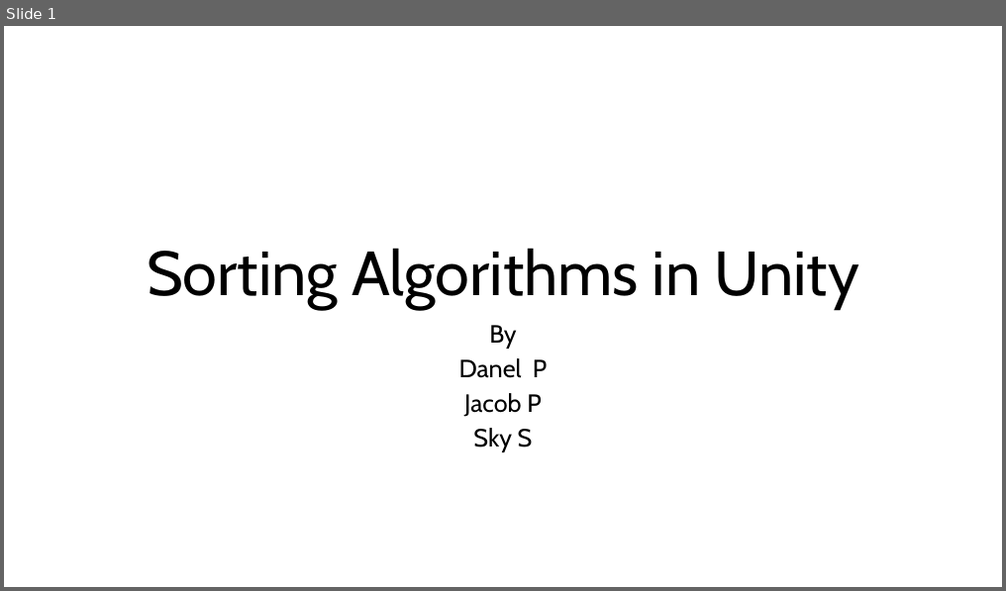
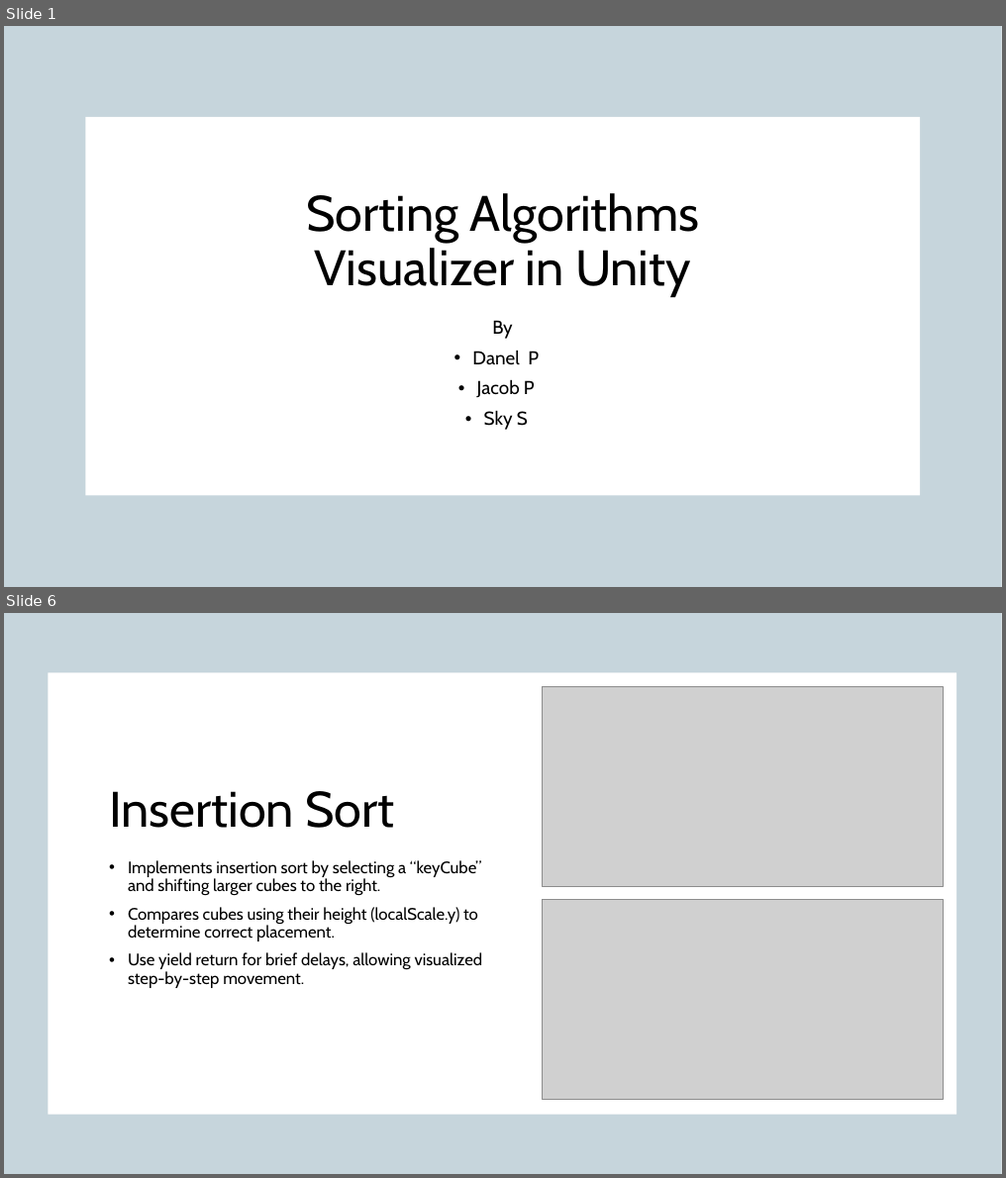
Before and after one commit to d-pratt22/CS315-Group-Project, a slide deck: CS315 Group Project.pptx. Shown one above the other, each under a label of ours: slide 1 before the commit, slides 1 and 6 after it; the slides between them are not shown. The pictures are 1006x591 and 1006x1178 pixels, drawn with LibreOffice and Linux fonts; fonts in the diff are those of the drawing; grey boxes stand for pictures; background and template pictures are left out. Boxes give left, top, right and bottom in pixels: in the first picture for what was removed or moved away, otherwise in the second. Text is boxed around its words. In the diff, an @@ line names an element or a change of style, - is before the commit and + after.

```diff
--- a/CS315 Group Project.pptx
+++ b/CS315 Group Project.pptx
@@ slide 6 added at (x1=4, y1=613, x2=1002, y2=1174), background picture (left out) @@
@@ rectangle added at (x1=4, y1=613, x2=1002, y2=1174), fill #E8E8E8 at 50% opacity @@
@@ rectangle added at (x1=4, y1=613, x2=1002, y2=1174), fill #156082 at 20% opacity @@
@@ rectangle added at (x1=49, y1=672, x2=957, y2=1115), fill #FFFFFF @@
@@ picture added at (x1=543, y1=686, x2=943, y2=886) @@
@@ title added at (x1=109, y1=791, x2=394, y2=828), 48 pt, text #000000 @@
+Insertion Sort
@@ text added at (x1=128, y1=861, x2=483, y2=988), 16 pt, text #000000 @@
+• Implements insertion sort by selecting a “keyCube” and shifting larger cubes to the right.
+• Compares cubes using their height (localScale.y) to determine correct placement.
+• Use yield return for brief delays, allowing visualized step-by-step movement.
@@ picture added at (x1=543, y1=900, x2=943, y2=1100) @@
@@ slide 1 changed as well @@
@@ rectangle added at (x1=4, y1=26, x2=1002, y2=587), fill #E8E8E8 at 50% opacity @@
@@ rectangle added at (x1=4, y1=26, x2=1002, y2=587), fill #156082 at 20% opacity @@
@@ rectangle added at (x1=85, y1=116, x2=921, y2=495), fill #FFFFFF @@
@@ title at (x1=306, y1=193, x2=700, y2=295): text changed; size 60 to 48 pt @@
-Sorting Algorithms in Unity
+Sorting Algorithms
+Visualizer in Unity
@@ subtitle "By" moved from (x1=459, y1=325, x2=547, y2=453) to (x1=472, y1=320, x2=539, y2=430) @@
@@ subtitle "By" at (x1=472, y1=320, x2=539, y2=430): size 24 to 18 pt; line spacing 0.8 to 0.9; bullet none to • @@
```
Also in this commit, not shown: 10 other slides added, 9 slides removed.
